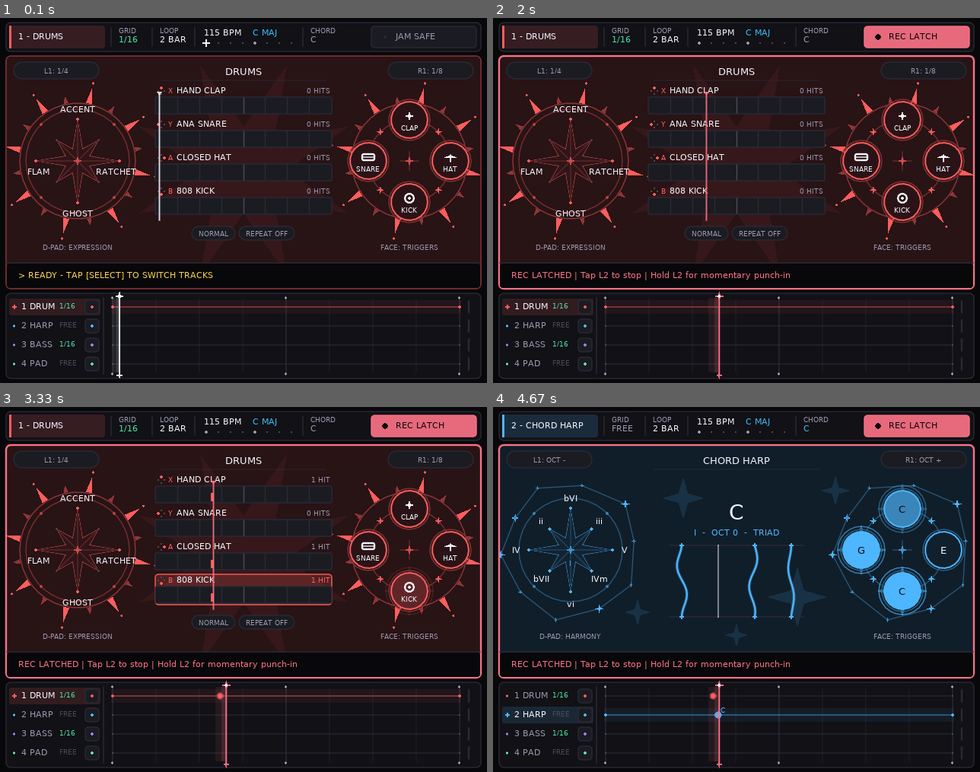
Above: before the commit, frames 1-4 (two rows, left to right).
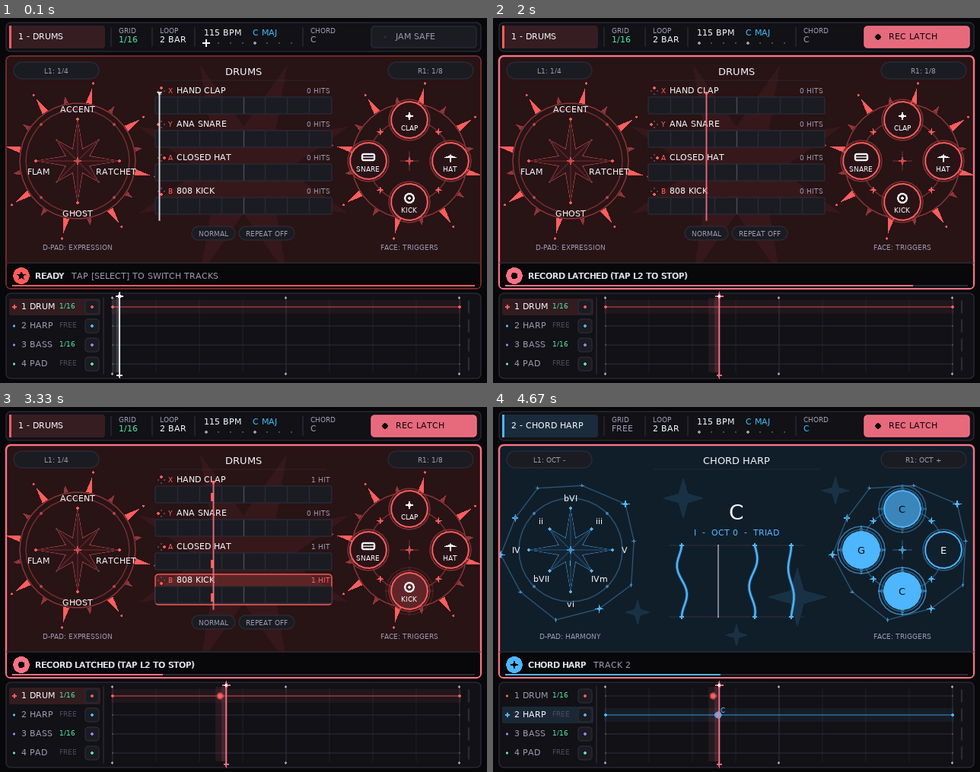
Above: after the commit, the same moments.

Repository: nowitstime/pockimusi
Game: LÖVE game, started from pocketgroove/main.lua
Same seed, same stepped clock (60 frames per second), same inputs: the game is played once before the commit and once after it.
Inputs:
- Up to frame 1 (0.1 s): no input
- Up to frame 2 (2 s): tap one key every 0.33 s from 0.33 s: Space I F11 Enter Shift
- Up to frame 3 (3.33 s): hold Right 2-2.47 s; hold Up 2.5-2.8 s; tap J at 2.57, 2.9, 3.2 s; hold Right 2.83-3.3 s; tap I at 2.98 s
- Up to frame 4 (4.67 s): tap Tab at 3.33 s; hold Left 3.67-4.2 s; tap J at 3.73, 4.03, 4.3, 4.63 s; hold Down 4.23-4.53 s; tap I at 4.38 s; hold Left from 4.57 s (still down)

The runs differ from the first frame. In frame 1, 1.0% of the frame differs, in the area x 2-98%, y 68-74%; in frame 2, 1.1%; in frame 3, 1.1%; in frame 4, 1.0%.

Commit message:
feat(ui): footer toast cards and keycap hints
A toast shows as a card: an icon and colour read from its text (record,
undo, erase, stamp, track, clock, mix), a bold title, the detail, and a
line that drains while it stays. Otherwise the footer shows the page's
buttons as keycaps, D-pad and face glyphs; a key held right now lights up
and its word goes bold. Held pages keep their hints over toasts.

Co-Authored-By: Claude Opus 5.5 <noreply@anthropic.com>
Claude-Session: https://claude.ai/code/session_01BCDLSuMWTaXbgzY6MKE8x8

Diff:
--- a/pocketgroove/src/ui/chrome/footer.lua
+++ b/pocketgroove/src/ui/chrome/footer.lua
@@ -25,50 +25,264 @@
 return function(Chrome)
 
 -- ============================================================================
--- BOTTOM FOOTER HINT STRIP (y: 322..355)
--- ============================================================================
+-- FOOTER STRIP (y: 322..355): toasts and button hints
+-- A toast (Looper:showToast) shows as a card: an icon, a bold title, the
+-- detail, and a line that drains while it stays. Otherwise the strip shows the
+-- page's buttons as keycaps; a key held right now lights up and its word goes
+-- bold. On a page held open (Track, Mixer, Transport...) the hints stay put.
+-- ============================================================================
+local FOOT_Y, FOOT_H = 322, 33
+local MID = FOOT_Y + 17          -- the strip's centre line
+local TOAST_TIME = 2.4           -- Looper:showToast's duration
+
+-- Hints per page: { kind, keys, word }. kind = "key" (keycaps), "dpad"
+-- (arms: U D L R) or "face" (buttons: X Y A B)
+Chrome.FOOTER_HINTS = {
+    NORMAL    = { { "key", { "L2" }, "RECORD" }, { "key", { "SELECT" }, "TRACK" }, { "key", { "START" }, "CLOCK" },
+                  { "key", { "SELECT", "R2" }, "MIX" }, { "key", { "L2", "R2" }, "ERASE" } },
+    REC_LATCH = { { "key", { "L2" }, "TAP: STOP" }, { "key", { "L2" }, "HOLD: PUNCH-IN" }, { "key", { "L2", "R2" }, "ERASE" } },
+    REC_HOLD  = { { "key", { "L2" }, "LET GO: STOP" }, { "key", { "L2" }, "QUICK TAP: LATCH" } },
+    TRACK     = { { "dpad", "UD", "ROW" }, { "dpad", "LR", "CHANGE" }, { "key", { "L1", "R1" }, "INSTRUMENT" },
+                  { "face", "XYAB", "FX ON/OFF" } },
+    MIX       = { { "dpad", "LR", "TRACK" }, { "dpad", "UD", "LEVEL" }, { "face", "XYAB", "MUTE" }, { "key", { "L1", "R1" }, "MASTER" } },
+    TRANSPORT = { { "dpad", "UD", "BPM" }, { "dpad", "LR", "KEY" }, { "key", { "L1", "R1" }, "SCALE" },
+                  { "face", "A", "GRID" }, { "face", "Y", "+UP/DN SWING" }, { "face", "X", "CLICK" } },
+    ERASE     = { { "face", "XYAB", "CLEAR PAD" }, { "dpad", "L", "UNDO" }, { "key", { "START" }, "CLEAR TRACK" },
+                  { "key", { "SELECT" }, "FRESH" } },
+    NEW       = { { "key", { "SELECT" }, "HOLD 1 S: CLEAR ALL NOTES" }, { "dpad", "L", "WITH L2+R2: UNDO" } },
+    FX        = { { "dpad", "U", "STUTTER" }, { "dpad", "D", "SLOW" }, { "dpad", "L", "FILTER" }, { "dpad", "R", "CRUSH" },
+                  { "face", "XYAB", "MUTE" } },
+}
+Chrome.FOOTER_TAGS = { REC_LATCH = "REC", REC_HOLD = "REC", TRACK = "TRACK", MIX = "MIX", TRANSPORT = "CLOCK",
+                       ERASE = "ERASE", NEW = "FRESH", FX = "LIVE FX" }
+-- Pages whose hints stay up even while a toast is showing
+local HELD_PAGES = { TRACK = true, MIX = true, TRANSPORT = true, ERASE = true, NEW = true, FX = true }
+
+-- Text drawn twice, a hair apart: a bold weight from the one font
+function Chrome:printBold(text, x, y)
+    love.graphics.print(text, x, y)
+    love.graphics.print(text, x + 0.7, y)
+end
+
+local DIR_DOWN = { U = "UP", D = "DOWN", L = "LEFT", R = "RIGHT" }
+
+-- One keycap; returns its width
+function Chrome:drawKeycap(x, label, col, lit)
+    local C = Config.COLORS
+    local f = self.fontTiny
+    local w = math_max(18, f:getWidth(label) + 10)
+    self:setColor(lit and col or C.BG)
+    love.graphics.rectangle("fill", x, MID - 8, w, 16, 8, 8)
+    self:setColor(col)
+    love.graphics.rectangle("line", x, MID - 8, w, 16, 8, 8)
+    love.graphics.setFont(f)
+    self:setColor(lit and C.BG or col)
+    love.graphics.print(label, math_floor(x + (w - f:getWidth(label)) * 0.5), math_floor(MID - f:getHeight() * 0.5))
+    return w
+end
+
+-- A small D-pad, its named arms filled (held arms in the light colour)
+function Chrome:drawDpadGlyph(cx, arms, col)
+    local C = Config.COLORS
+    local cy, s = MID, 7
+    local a = s * 0.42
+    self:setColor(C.BG)
+    love.graphics.rectangle("fill", cx - a, cy - s, 2 * a, 2 * s)
+    love.graphics.rectangle("fill", cx - s, cy - a, 2 * s, 2 * a)
+    self:setColor(col)
+    love.graphics.polygon("line", cx - a, cy - s, cx + a, cy - s, cx + a, cy - a, cx + s, cy - a, cx + s, cy + a,
+        cx + a, cy + a, cx + a, cy + s, cx - a, cy + s, cx - a, cy + a, cx - s, cy + a, cx - s, cy - a, cx - a, cy - a)
+    local box = { U = { cx - a, cy - s, 2 * a, s - a }, D = { cx - a, cy + a, 2 * a, s - a },
+                  L = { cx - s, cy - a, s - a, 2 * a }, R = { cx + a, cy - a, s - a, 2 * a } }
+    local any = false
+    for arm in arms:gmatch(".") do
+        local b = box[arm]
+        local held = Input.down[DIR_DOWN[arm]]
+        any = any or held
+        self:setColor(held and C.TEXT or col)
+        love.graphics.rectangle("fill", b[1] + 0.8, b[2] + 0.8, b[3] - 1.6, b[4] - 1.6)
+    end
+    return 2 * s, any
+end
+
+-- The four face buttons as dots, the named ones filled (held ones light)
+function Chrome:drawFaceGlyph(cx, btns, col)
+    local C = Config.COLORS
+    local pos = { X = { 0, -1 }, Y = { -1, 0 }, A = { 1, 0 }, B = { 0, 1 } }
+    local any = false
+    for b, p in pairs(pos) do
+        local x, y = cx + p[1] * 6.5, MID + p[2] * 6.5
+        local named = btns:find(b, 1, true) ~= nil
+        local held = named and Input.down[b]
+        any = any or held
+        self:setColor(held and C.TEXT or (named and col or C.BG))
+        love.graphics.circle("fill", x, y, 2.9)
+        self:setColor(col)
+        love.graphics.circle("line", x, y, 2.9)
+    end
+    return 16, any
+end
+
+-- A row of hints from x; returns where it ended
+function Chrome:drawHintRow(x, hints, col)
+    local C = Config.COLORS
+    for n, h in ipairs(hints) do
+        if n > 1 then
+            self:drawStarGlint(x - 8, MID, 3, Config.shade(col, 0.6), 1.0)
+        end
+        local kind, keys, word = h[1], h[2], h[3]
+        local held = false
+        if kind == "key" then
+            local all = true
+            for _, k in ipairs(keys) do
+                local down = Input.down[k] and true or false
+                all = all and down
+                x = x + self:drawKeycap(x, k, col, down) + 3
+            end
+            held = all
+        elseif kind == "dpad" then
+            local w, any = self:drawDpadGlyph(x + 7, keys, col)
+            held = any
+            x = x + w + 3
+        else
+            local w, any = self:drawFaceGlyph(x + 8, keys, col)
+            held = any
+            x = x + w + 3
+        end
+        local f = self.fontSmall
+        love.graphics.setFont(f)
+        local ty = math_floor(MID - f:getHeight() * 0.5)
+        if held then
+            self:setColor(C.TEXT)
+            self:printBold(word, x + 2, ty)
+        else
+            self:setColor(col == C.MUTED and C.TEXT or C.MUTED)
+            love.graphics.print(word, x + 2, ty)
+        end
+        x = x + f:getWidth(word) + 20
+    end
+    return x
+end
+
+-- What a toast is: its icon, colour, title and detail, read from its text
+function Chrome:readToast(text, instCol)
+    local C = Config.COLORS
+    local t = text:gsub("^%[REC%]%s*", "")
+    local up = t:upper()
+    local kind, col = "star", instCol
+    local track = up:match("^TRACK (%d): ")
+    if text:find("^%[REC%]") or up:find("RECORD") or up:find("PUNCH") or up:find("COUNT%-IN") then
+        kind, col = "rec", C.RED
+    elseif up:find("^UNDO") or up:find("NOTHING TO UNDO") then
+        kind, col = "undo", C.SILVER
+    elseif up:find("^ERASED") or up:find("^CLEARED") or up:find("^DELETED") or up:find("^FRESH") then
+        kind, col = "cross", C.RED
+    elseif up:find("^STAMPED") then
+        kind = "stamp"
+    elseif track then
+        kind, col = "track", self:trackColor(tonumber(track))
+    elseif up:find("^TEMPO") or up:find("^KEY") or up:find("^SCALE") or up:find("^CLOCK") or up:find("^CLICK")
+        or up:find("^LOOP LENGTH") or up:find("^PLAYHEAD") or up:find("SWING") or up:find("QUANTIZE") then
+        kind, col = "clock", C.AMBER
+    elseif up:find("^MASTER") or up:find("MUTED") then
+        kind, col = "mix", C.SILVER
+    end
+    local title, detail = t:match("^(.-):%s+(.*)$")
+    if track then
+        title, detail = t:match("^TRACK %d: (.*)$"), "TRACK " .. track
+    elseif not title then
+        title, detail = t:match("^(.-)%s+%-%s+(.*)$")
+    end
+    if not title then title, detail = t, "" end
+    return kind, col, title, detail
+end
+
+function Chrome:drawToastIcon(kind, x, y, c)
+    self:setColor(c)
+    if kind == "rec" then
+        love.graphics.circle("fill", x, y, 4.5)
+    elseif kind == "undo" then
+        love.graphics.setLineWidth(2)
+        love.graphics.arc("line", "open", x, y, 5, math_pi * 0.9, math_pi * 2.4)
+        love.graphics.setLineWidth(1)
+        love.graphics.polygon("fill", x - 8, y - 1, x - 5, y + 4, x - 2, y - 1)
+    elseif kind == "cross" then
+        love.graphics.setLineWidth(2.2)
+        love.graphics.line(x - 4.5, y - 4.5, x + 4.5, y + 4.5)
+        love.graphics.line(x + 4.5, y - 4.5, x - 4.5, y + 4.5)
+        love.graphics.setLineWidth(1)
+    elseif kind == "stamp" then
+        love.graphics.rectangle("fill", x - 6, y + 1, 12, 4, 1, 1)
+        love.graphics.rectangle("fill", x - 2, y - 6, 4, 7, 1, 1)
+    elseif kind == "clock" then
+        love.graphics.setLineWidth(1.6)
+        love.graphics.circle("line", x, y, 5.5)
+        love.graphics.line(x, y, x, y - 4)
+        love.graphics.line(x, y, x + 3, y + 1)
+        love.graphics.setLineWidth(1)
+    elseif kind == "mix" then
+        love.graphics.rectangle("fill", x - 5, y - 5, 2.5, 10)
+        love.graphics.rectangle("fill", x - 1.2, y - 2, 2.5, 7)
+        love.graphics.rectangle("fill", x + 2.5, y - 4, 2.5, 9)
+    elseif kind == "track" then
+        self:drawStarGlint(x, y, 7, c, 1.0)
+    else
+        self:fillStar(x, y, 6.5, 5, 0.45, -90, c)
+    end
+end
+
+function Chrome:drawToast(text, timer, instCol)
+    local C = Config.COLORS
+    local kind, col, title, detail = self:readToast(text, instCol)
+    self:setColor(col)
+    love.graphics.circle("fill", 28, MID, 11)
+    self:drawToastIcon(kind, 28, MID, C.BG)
+    local f = self.fontSmall
+    love.graphics.setFont(f)
+    local ty = math_floor(MID - f:getHeight() * 0.5)
+    self:setColor(C.TEXT)
+    self:printBold(title, 46, ty)
+    if detail ~= "" then
+        self:setColor(C.MUTED)
+        love.graphics.print(detail, 46 + f:getWidth(title) + 10, ty)
+    end
+    -- how long it stays
+    self:setColor(C.GRID)
+    love.graphics.rectangle("fill", 16, FOOT_Y + 29, 608, 2)
+    self:setColor(col)
+    love.graphics.rectangle("fill", 16, FOOT_Y + 29, 608 * clamp(timer / TOAST_TIME, 0, 1), 2)
+end
+
 function Chrome:drawFooterStrip(def)
     local C = Config.COLORS
     local mode = Modes.current or "NORMAL"
-    local hintText = "[L2] Record   [SELECT] Track   [SELECT+R2] Mix   [START] Transport"
-    local hintCol = C.MUTED
-
-    if mode == "REC_LATCH" then
-        hintText = "REC LATCHED | Tap L2 to stop | Hold L2 for momentary punch-in"
-        hintCol = C.RED
-    elseif mode == "REC_HOLD" then
-        hintText = "REC (HOLD) | Release L2 to stop punch-in | Quick tap latches"
-        hintCol = C.RED
-    elseif mode == "TRACK" then
-        hintText = "TRACK | UP/DN Row | < > Change | L1/R1 Instrument (on release) | Face: FX on/off"
-        hintCol = C.PINK
-    elseif mode == "MIX" then
-        hintText = "MIXER | < > Track | UP/DN Volume | B/A/Y/X Mute | L1/R1 Master"
-        hintCol = C.SILVER
-    elseif mode == "TRANSPORT" then
-        hintText = "TRANSPORT | UP/DN BPM | < > Key | L1/R1 Scale | A Grid | Y+UP/DN Swing | X Click/Count"
-        hintCol = C.AMBER
-    elseif mode == "ERASE" then
-        hintText = "ERASE | B/A/Y/X Clear pad | LEFT Undo | START Clear track | +SELECT Fresh"
-    elseif mode == "NEW" then
-        hintText = "FRESH SESSION | Hold 1 s: clear all notes | Undo: L2 + R2 + LEFT"
-        hintCol = C.RED
-    elseif mode == "FX" then
-        hintText = "LIVE FX | UP Stutter | DN Slow | LEFT Filter | RIGHT Bitcrush | B/A/Y/X Mute"
-        hintCol = C.SILVER
-    elseif Looper.toastTimer > 0 then
-        hintText = "> " .. Looper.toastText
-        hintCol = C.AMBER
-    end
-
+    local instCol = self:trackColor(Looper.activeTrack)
+
+    self:setColor(C.BG)
+    love.graphics.rectangle("fill", 9, FOOT_Y + 1, 622, FOOT_H - 1, 4, 4)
     self:setColor(C.GRID)
-    love.graphics.line(9, 322, 631, 322)
-    self:setColor(C.BG)
-    love.graphics.rectangle("fill", 9, 323, 622, 32, 4, 4)
-
-    self:setColor(hintCol)
-    love.graphics.setFont(self.fontSmall)
-    love.graphics.print(hintText, 24, 331)
-end
-
-end
+    love.graphics.line(9, FOOT_Y, 631, FOOT_Y)
+
+    if Looper.toastTimer > 0 and not HELD_PAGES[mode] then
+        self:drawToast(Looper.toastText, Looper.toastTimer, instCol)
+        return
+    end
+
+    local hints = self.FOOTER_HINTS[mode] or self.FOOTER_HINTS.NORMAL
+    local col = (mode == "NORMAL") and C.MUTED or (Config.MODE_COLORS[mode] or C.MUTED)
+    local x = 18
+    local tag = self.FOOTER_TAGS[mode]
+    if tag then
+        local f = self.fontTiny
+        local w = f:getWidth(tag) + 14
+        self:setColor(col)
+        love.graphics.rectangle("fill", x, MID - 8, w, 16, 3, 3)
+        love.graphics.setFont(f)
+        self:setColor(C.BG)
+        love.graphics.print(tag, math_floor(x + 7), math_floor(MID - f:getHeight() * 0.5))
+        x = x + w + 12
+    end
+    self:drawHintRow(x, hints, col)
+end
+
+end
